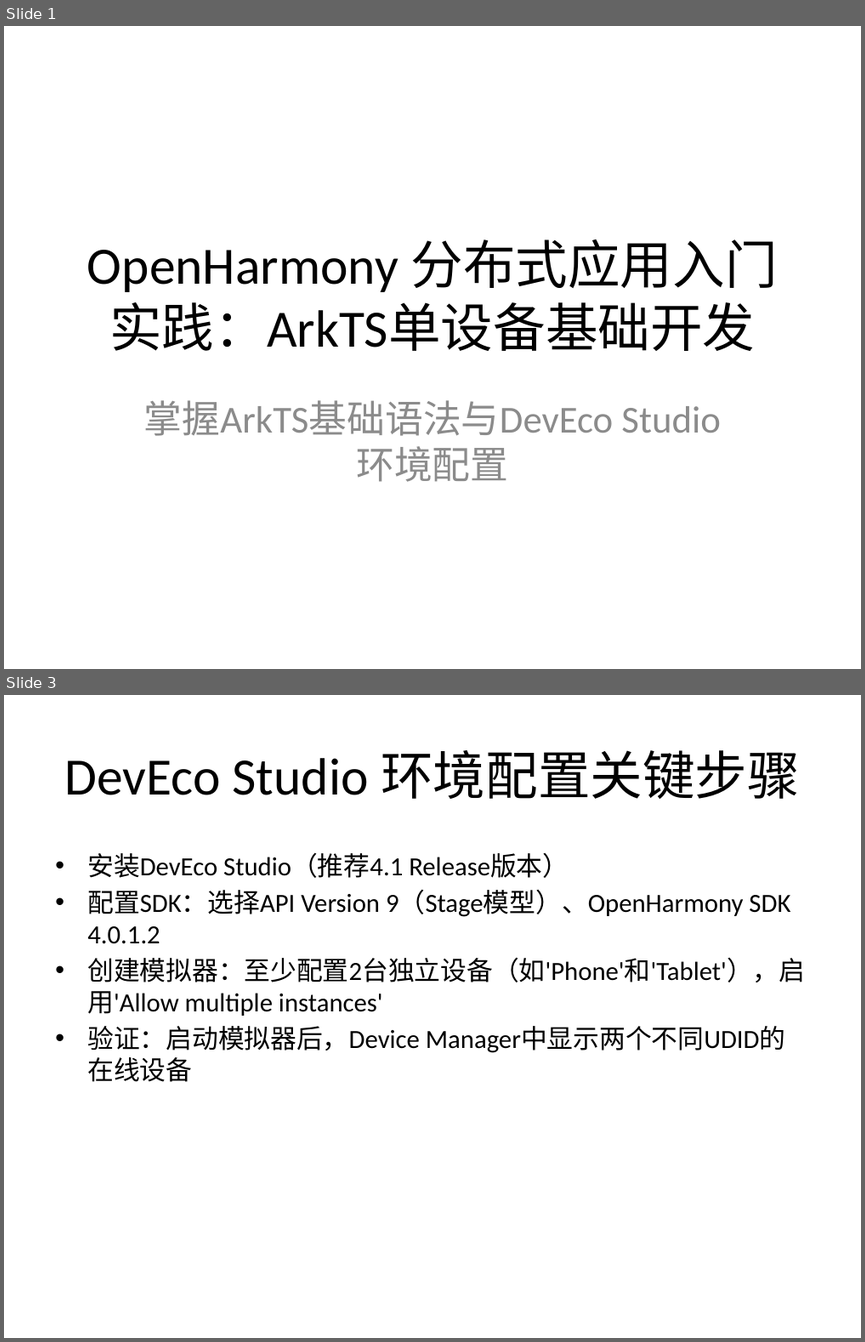
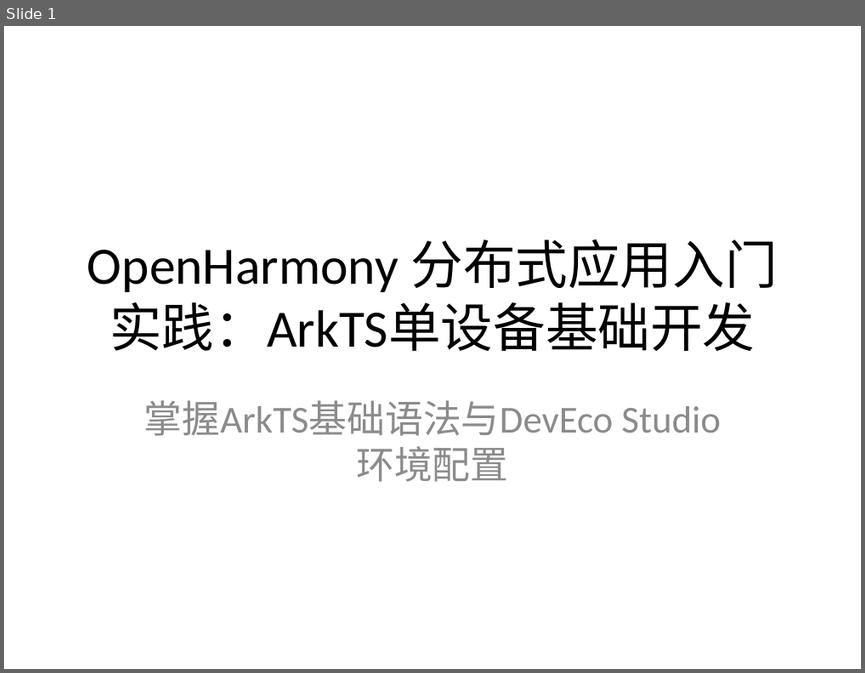
Before and after one commit to Lxlorange/zhiyan, a slide deck: backend/generated/pptx/classroom-2-item-12.pptx. Shown one above the other, each under a label of ours: slides 1 and 3 before the commit, slide 1 after it; the slides between them are not shown. The pictures are 865x1342 and 865x673 pixels, drawn with LibreOffice and Linux fonts; fonts in the diff are those of the drawing. Boxes give left, top, right and bottom in pixels: in the first picture for what was removed or moved away, otherwise in the second. Text is boxed around its words. In the diff, an @@ line names an element or a change of style, - is before the commit and + after.

```diff
--- a/backend/generated/pptx/classroom-2-item-12.pptx
+++ b/backend/generated/pptx/classroom-2-item-12.pptx
@@ slide 3 removed at (4,695,861,1338), background #FFFFFF @@
@@ title removed at (64,750,800,799) @@
-DevEco Studio 环境配置关键步骤
@@ text removed at (87,853,805,1050) @@
-• 安装DevEco Studio（推荐4.1 Release版本）
-• 配置SDK：选择API Version 9（Stage模型）、OpenHarmony SDK 4.0.1.2
-• 创建模拟器：至少配置2台独立设备（如'Phone'和'Tablet'），启用'Allow multiple instances'
-• 验证：启动模拟器后，Device Manager中显示两个不同UDID的在线设备
```
Also in this commit, not shown: 5 slides changed, 2 slides added, 1 other slide removed, 30 other files.
